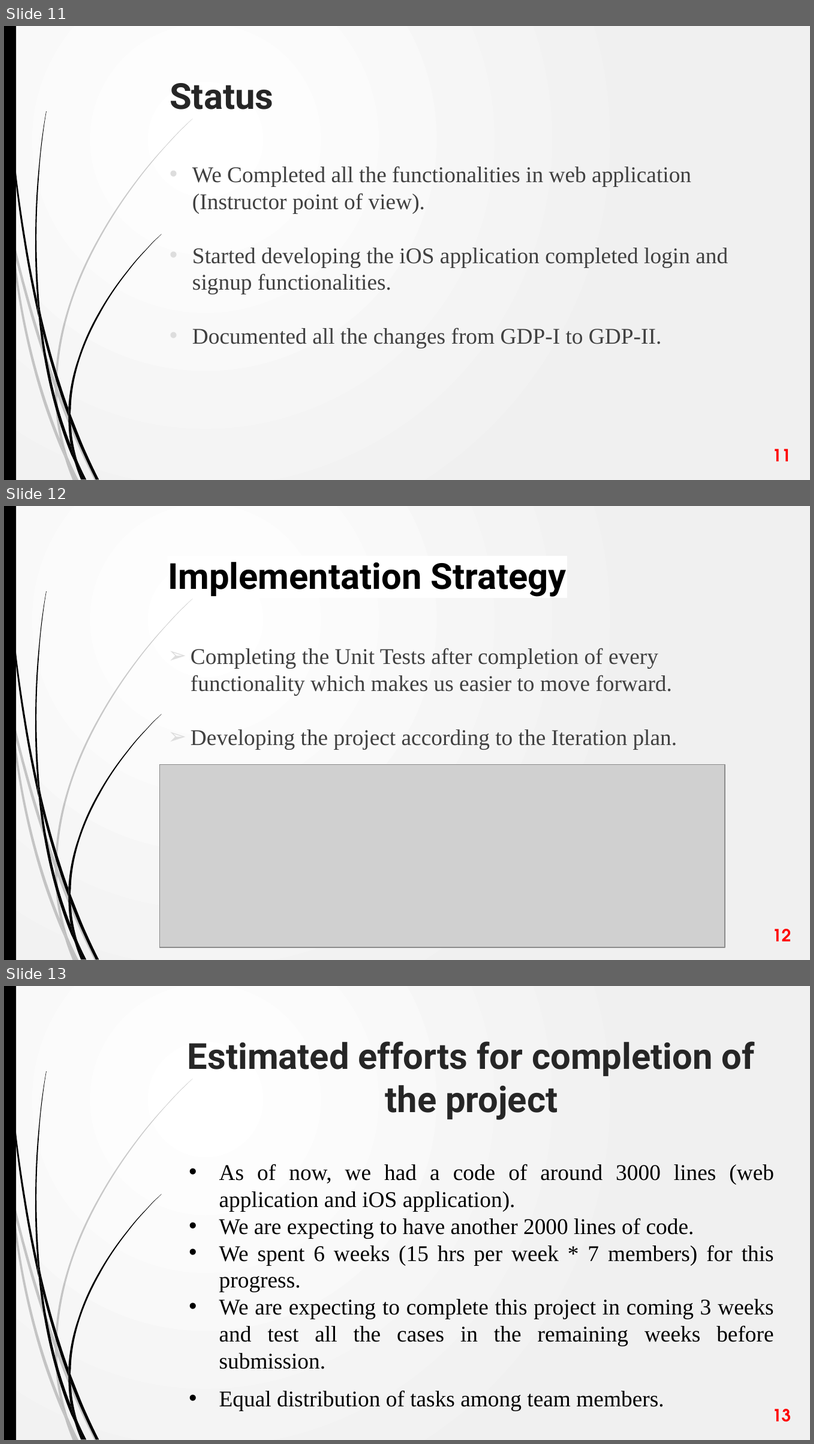
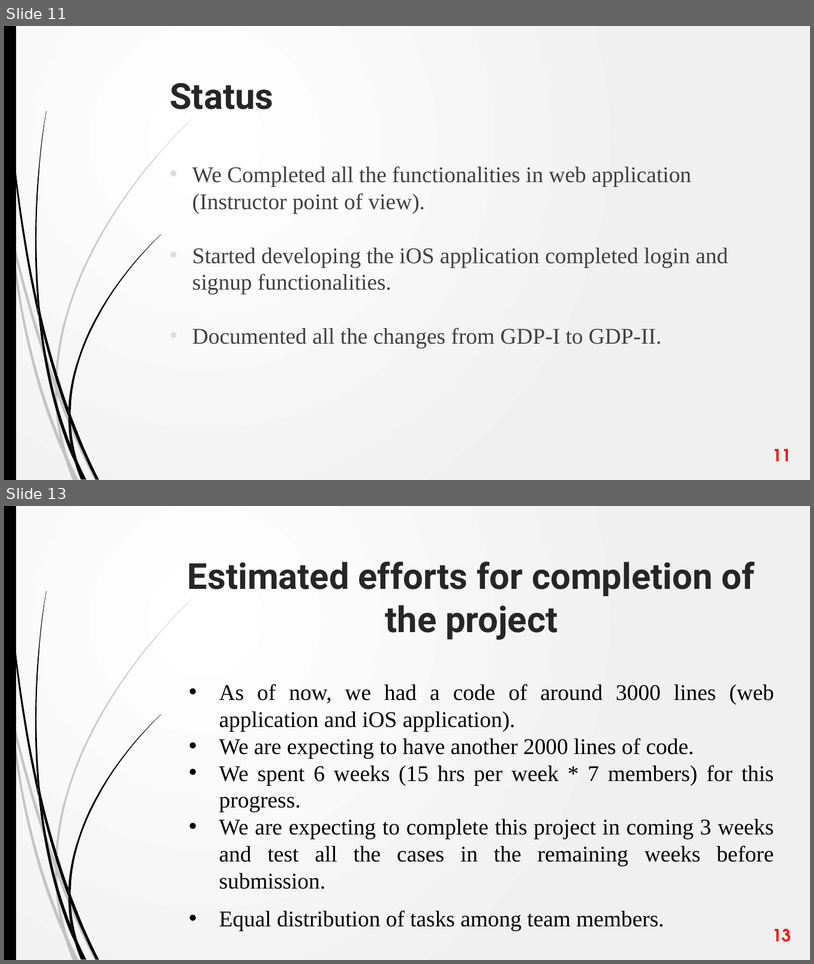
Before and after one commit to VamsiDevalla/Student-Attendance-Tracking, a slide deck: Team B - Code Green - MidtermPresentation.pptx. Shown one above the other, each under a label of ours: slides 11, 12 and 13 before the commit, slides 11 and 13 after it; the slides between them are not shown. The pictures are 814x1444 and 814x964 pixels, drawn with LibreOffice and Linux fonts; fonts in the diff are those of the drawing; grey boxes stand for pictures. Boxes give left, top, right and bottom in pixels: in the first picture for what was removed or moved away, otherwise in the second. Text is boxed around its words. In the diff, an @@ line names an element or a change of style, - is before the commit and + after.

Commit message:
more changes to implementation strategy

```diff
--- a/Team B - Code Green - MidtermPresentation.pptx
+++ b/Team B - Code Green - MidtermPresentation.pptx
@@ slide 12 removed at (4, 506, 810, 960), background gradient #FFFFFF to #F1F1F1; not listed: 23 template elements that a slide beside it also shows @@
@@ title removed at (168, 562, 567, 597) @@
-Implementation Strategy
@@ text removed at (191, 648, 678, 749) @@
-➢ Completing the Unit Tests after completion of every functionality which makes us easier to move forward.
-➢ Developing the project according to the Iteration plan.
@@ picture removed at (159, 764, 725, 946) @@
@@ page number removed at (773, 928, 791, 941) @@
-12
```
Also in this commit, not shown: 3 slides changed, 1 slide added.
